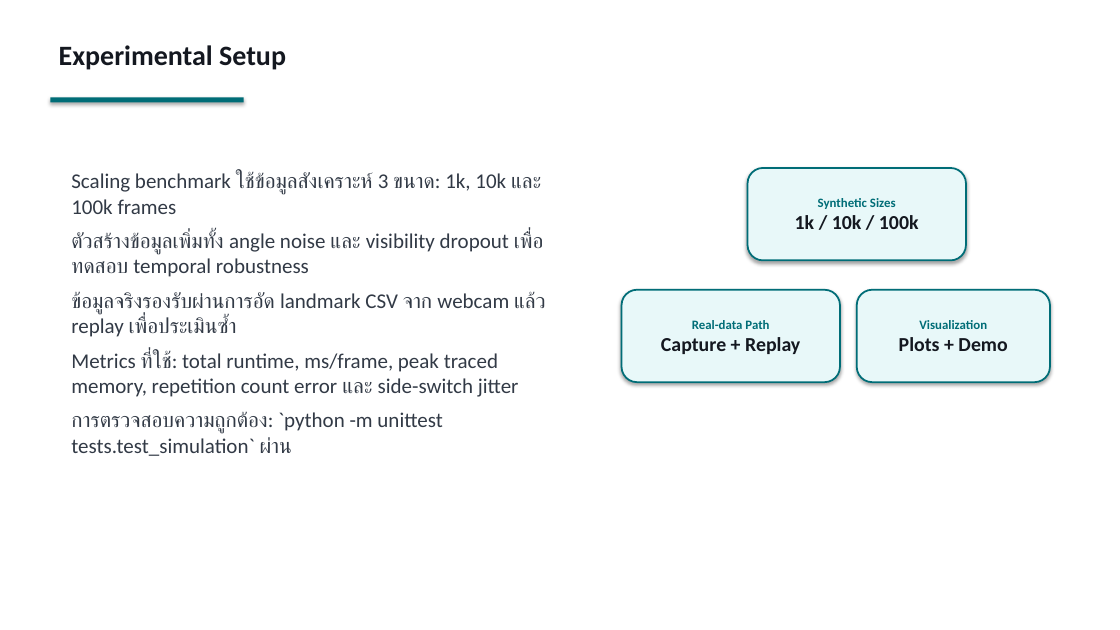
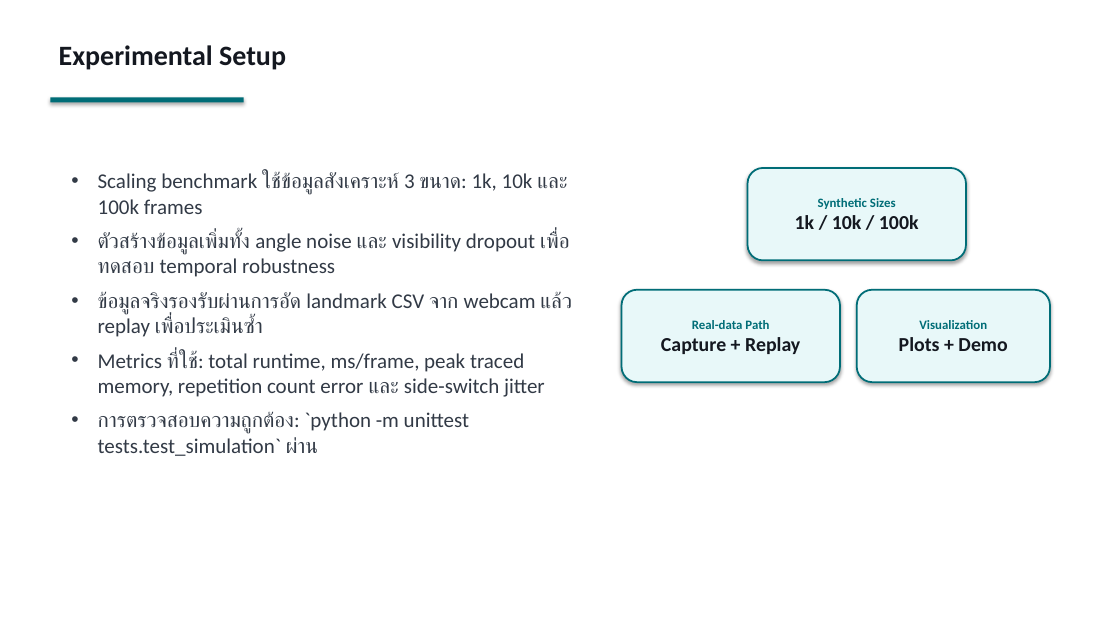
Before and after one commit to thipbadee/computer-animation-project-, a slide deck: slide 9 of report/presentation.pptx (slide 8 before the commit). Drawn at 1120x630 pixels with LibreOffice and Linux fonts; fonts in the diff are those of the drawing. Boxes give left, top, right and bottom in pixels: in the first picture for what was removed or moved away, otherwise in the second. Text is boxed around its words. In the diff, an @@ line names an element or a change of style, - is before the commit and + after.

```diff
--- a/report/presentation.pptx
+++ b/report/presentation.pptx
@@ text "Scaling benchmark ใช้ข้อมูลสังเคราะห์ 3 ขนาด: ..." at bbox=[98, 172, 572, 456]: bullet none to • @@
```
Also in this commit, not shown: 6 other slides changed, 1 slide added.
